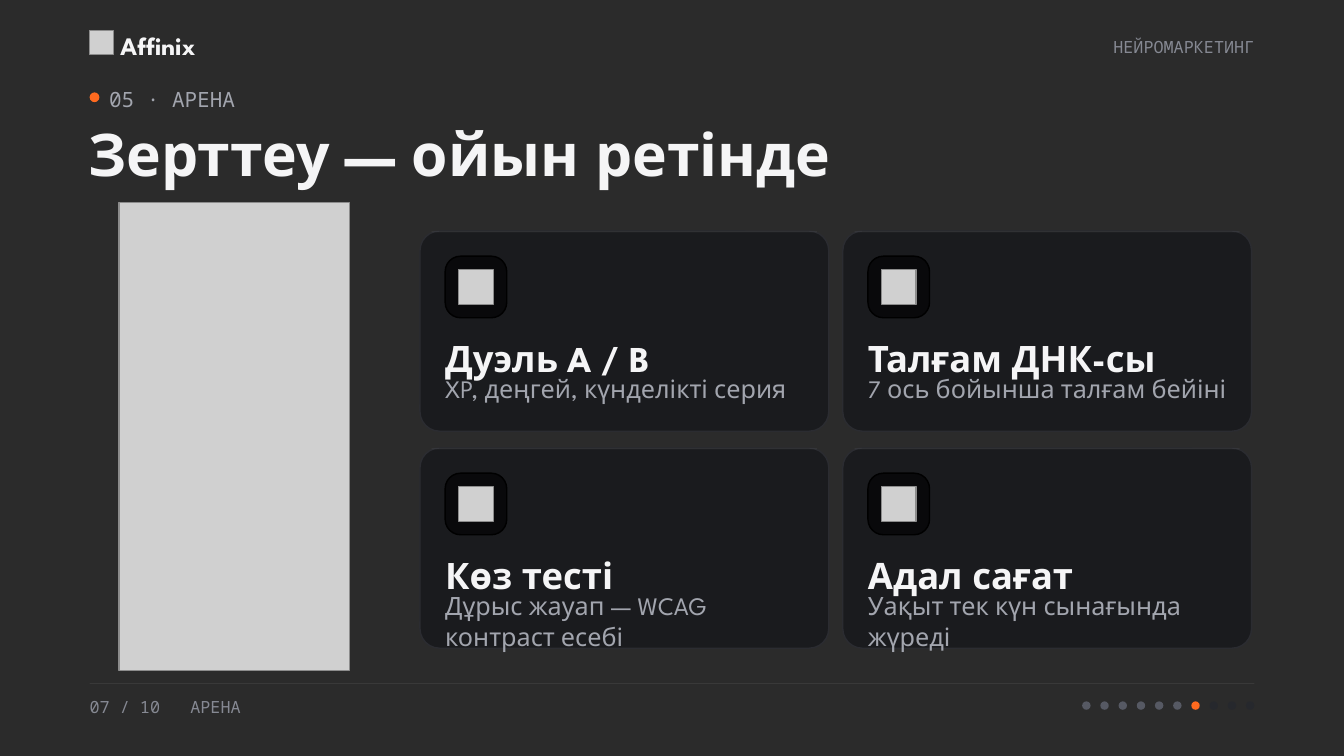
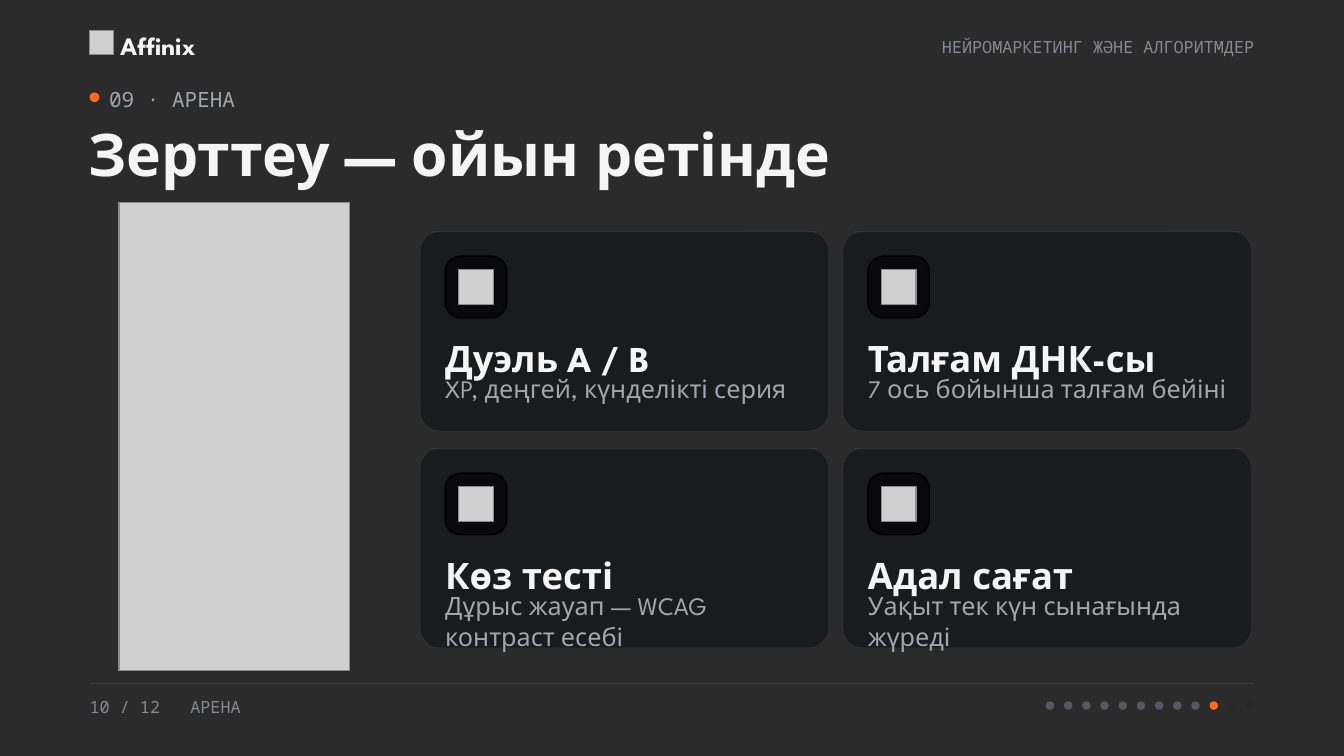
Before and after one commit to NUREKE178/affinix, a slide deck: slide 10 of presentation/neuromarketing/neuromarketing.pptx (slide 7 before the commit). Drawn at 1344x756 pixels with LibreOffice and Linux fonts; fonts in the diff are those of the drawing; grey boxes stand for pictures; background and template pictures are left out; a plain dark background stands for a picture behind light text. Boxes give left, top, right and bottom in pixels: in the first picture for what was removed or moved away, otherwise in the second. Text is boxed around its words. In the diff, an @@ line names an element or a change of style, - is before the commit and + after.

```diff
--- a/presentation/neuromarketing/neuromarketing.pptx
+++ b/presentation/neuromarketing/neuromarketing.pptx
@@ text at [942,38,1254,56]: text changed @@
-НЕЙРОМАРКЕТИНГ
+НЕЙРОМАРКЕТИНГ ЖӘНЕ АЛГОРИТМДЕР
@@ text at [109,92,235,107]: text changed @@
-05 · АРЕНА
+09 · АРЕНА
@@ text at [90,701,240,713]: text changed @@
-07 / 10 АРЕНА
+10 / 12 АРЕНА
@@ ellipse added at [1047,702,1055,710], fill #565963 @@
@@ ellipse added at [1065,702,1073,710], fill #565963 @@
@@ ellipse: place and size @@
-ellipse at [1210,702,1218,710]
+ellipse at [1192,702,1200,710]
@@ ellipse at [1192,702,1200,710]: fill #26282D to #565963 @@
@@ ellipse: place and size @@
-ellipse at [1192,702,1200,710]
+ellipse at [1210,702,1218,710]
```
Also in this commit, not shown: 2 other slides changed, 9 slides added, 7 slides removed, 5 other files.
